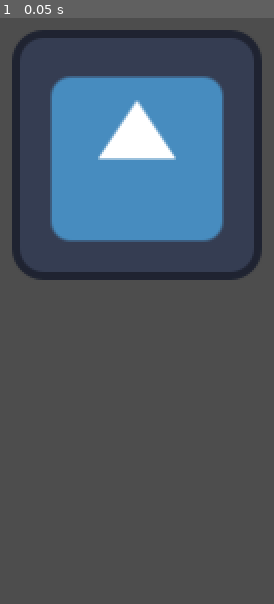
Above: before the commit, frame 1.
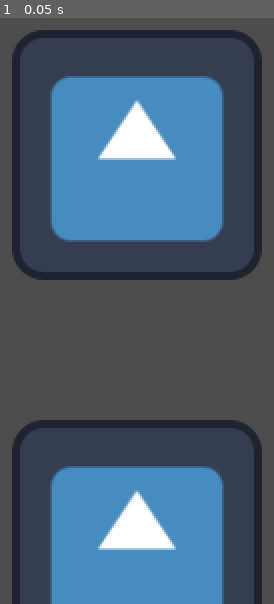
Above: after the commit, the same moment.

Repository: cyan-teal/flying-bullet-3d
Game: Godot game, scene res://scenes/game.tscn
Same seed, same stepped clock (60 frames per second), same inputs: the game is played once before the commit and once after it. The engine's default icon, where the game draws it, is replaced by a stand-in: a white triangle on a blue panel in a dark square.
Inputs:
- Up to frame 1 (0.05 s): no input

The runs differ from the first frame. In frame 1, 18% of the frame differs, in the area x 4-96%, y 68-100%.

Commit message:
Add one obstacle

Diff:
--- /dev/null
+++ b/flying-bullet-3d/scenes/obstacle.tscn
@@ -0,0 +1,13 @@
+[gd_scene format=3 uid="uid://bx6ak22a2qnfv"]
+
+[ext_resource type="Texture2D" uid="uid://d2d5hrm8hekwr" path="res://assets/icon.svg" id="1_7ukg5"]
+
+[sub_resource type="BoxShape3D" id="BoxShape3D_3xr6u"]
+
+[node name="Obstacle" type="StaticBody3D" unique_id=1347821876]
+
+[node name="CollisionShape" type="CollisionShape3D" parent="." unique_id=267811049]
+shape = SubResource("BoxShape3D_3xr6u")
+
+[node name="Sprite" type="Sprite3D" parent="." unique_id=2139385777]
+texture = ExtResource("1_7ukg5")
--- a/flying-bullet-3d/scenes/world.tscn
+++ b/flying-bullet-3d/scenes/world.tscn
@@ -1,6 +1,7 @@
 [gd_scene format=3 uid="uid://brl1rmvvlll0p"]
 
 [ext_resource type="PackedScene" uid="uid://f6521co3ei3v" path="res://scenes/bullet.tscn" id="1_nnsk1"]
+[ext_resource type="PackedScene" uid="uid://bx6ak22a2qnfv" path="res://scenes/obstacle.tscn" id="2_rwgxs"]
 
 [node name="World" type="Node3D" unique_id=1877161576]
 
@@ -8,3 +9,6 @@
 
 [node name="Camera" type="Camera3D" parent="Bullet" unique_id=1482661975]
 transform = Transform3D(1, 0, 0, 0, 1, 0, 0, 0, 1, 0, 0, 3)
+
+[node name="Obstacle" parent="." unique_id=1347821876 instance=ExtResource("2_rwgxs")]
+transform = Transform3D(1, 0, 0, 0, 1, 0, 0, 0, 1, 0, -2, 0)
